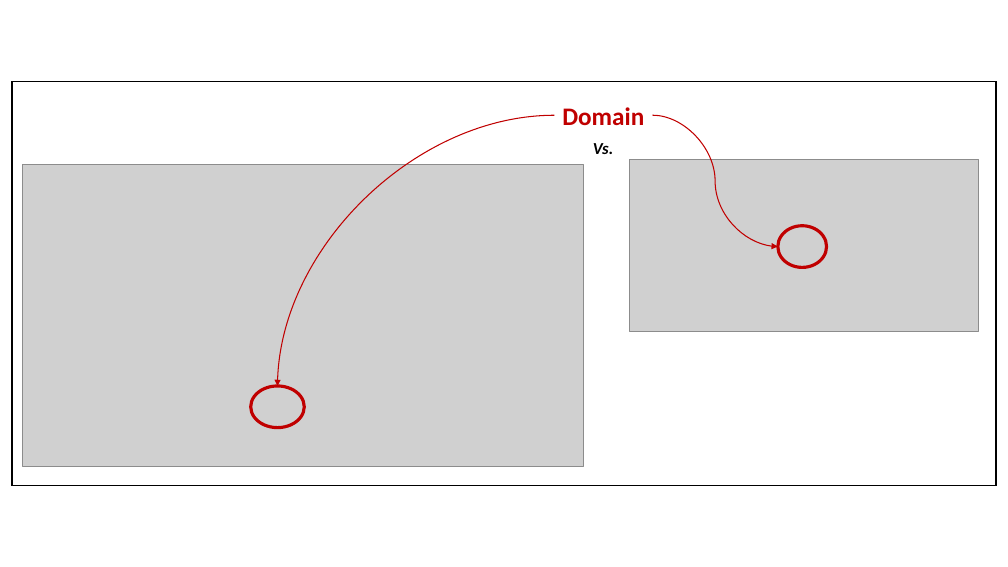
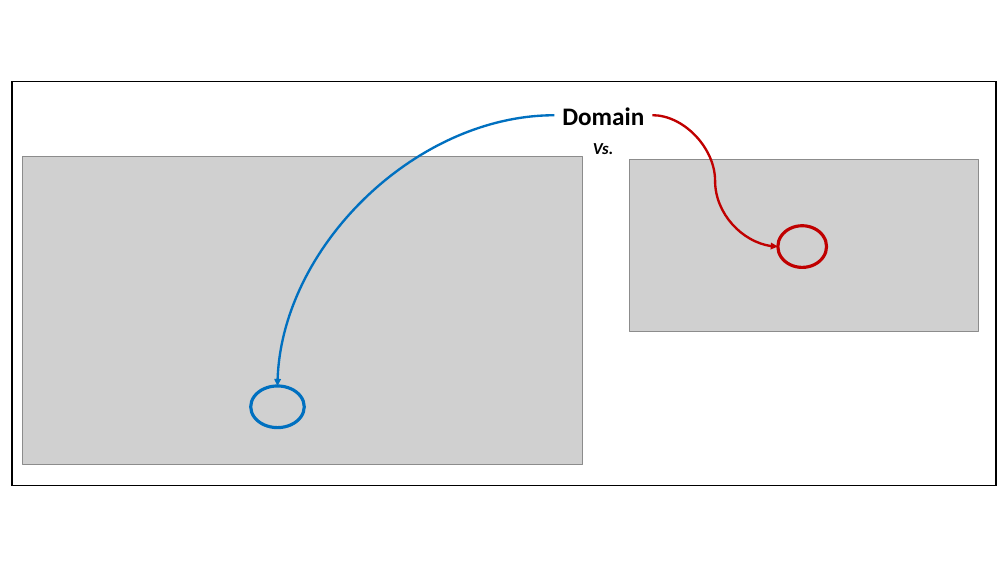
Before and after one commit to hhko/beyondcode, a slide deck: slide 25 of README.pptx (slide 22 before the commit). Drawn at 1008x567 pixels with LibreOffice and Linux fonts; fonts in the diff are those of the drawing; grey boxes stand for pictures. Boxes give left, top, right and bottom in pixels: in the first picture for what was removed or moved away, otherwise in the second. Text is boxed around its words. In the diff, an @@ line names an element or a change of style, - is before the commit and + after.

```diff
--- a/README.pptx
+++ b/README.pptx
@@ curved arrow (554, 115) - (278, 386): stroke #C00000 1 pt to #0070C0 2.25 pt @@
@@ text "Domain" at (562, 107, 644, 125): text colour #C00000 to #000000 @@
@@ curved arrow (653, 115) - (778, 247): stroke #C00000 1 pt to #C00000 2.25 pt @@
@@ picture: place and size @@
-picture at (23, 164, 583, 466)
+picture at (23, 157, 583, 465)
@@ ellipse at (251, 386, 305, 428): outline #C00000 3 pt to #0070C0 3 pt @@
```
Also in this commit, not shown: 7 other slides changed, 3 slides added, 11 other files.
